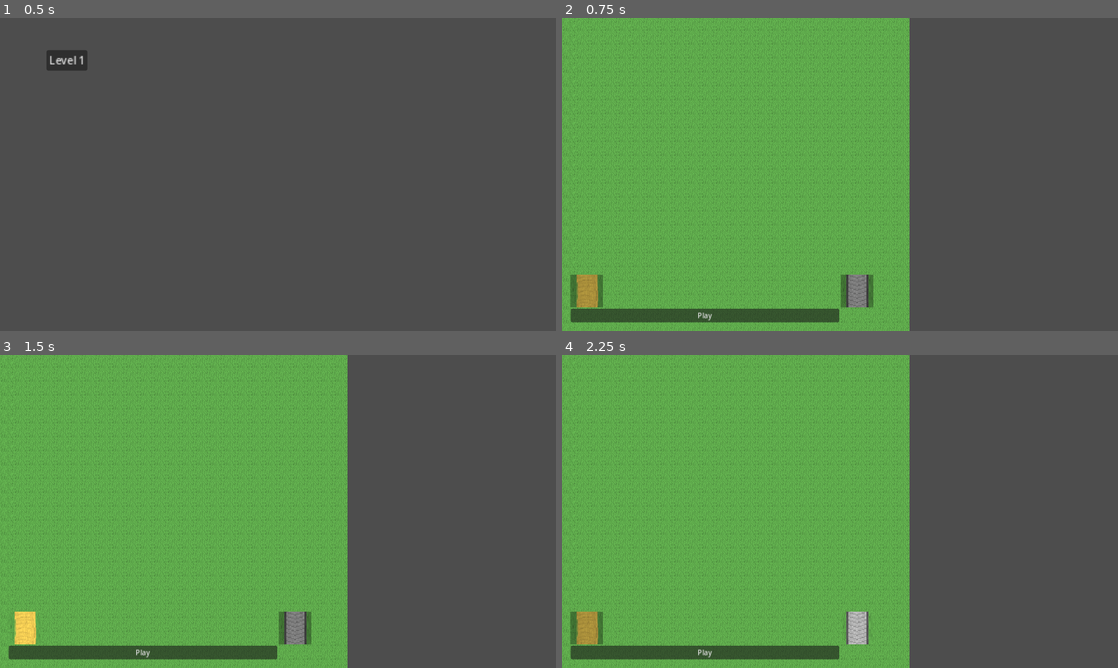
Above: before the commit, frames 1-4 (two rows, left to right).
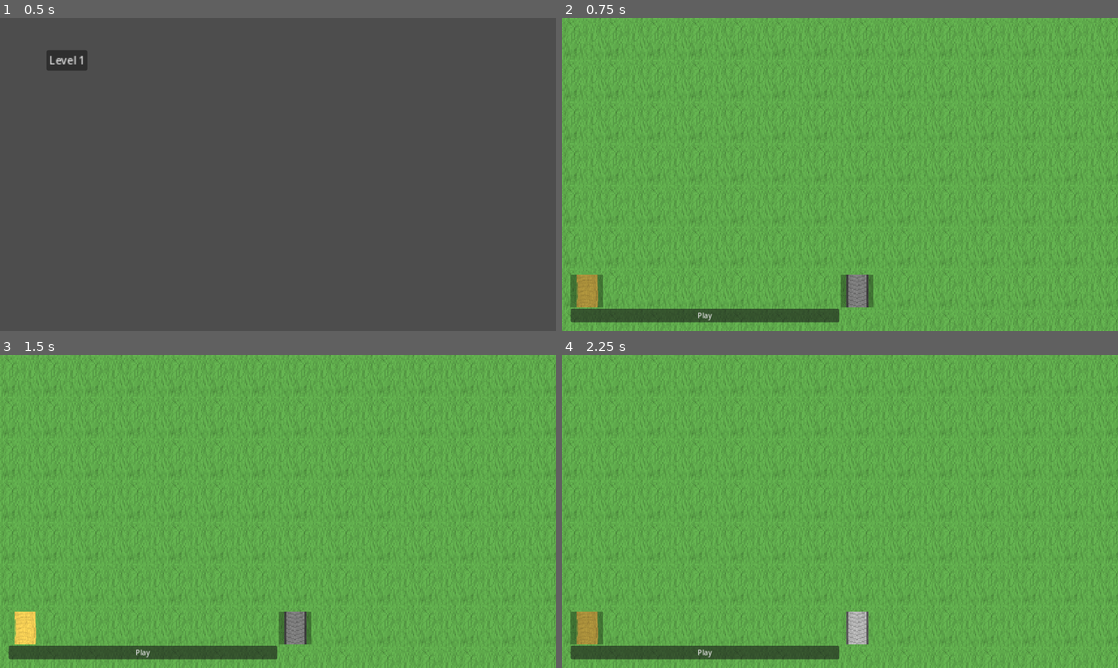
Above: after the commit, the same moments.

Repository: Luesewr/Road-Defense
Game: Godot game, scene res://main_menu.tscn
Two runs of this game, one before a commit and one after it. Both use one fixed random seed, a clock stepped at 60 frames per second and the inputs below.
Inputs (mouse positions are in pixels of both pictures, inside the frame that each line leads up to):
- Up to frame 1 (0.5 s): no input
- Up to frame 2 (0.75 s): click "Level 1" at 0.5 s
- Up to frame 3 (1.5 s): click (144, 627) at 1.25 s
- Up to frame 4 (2.25 s): click (973, 627) at 2 s

Frame 1 is identical in both runs. In frame 2, 41% of the frame differs, in the area x 0-100%, y 0-100%; in frame 3, 41%; in frame 4, 41%.

Commit message:
Refactored and added rotation

Diff:
--- a/Level_1.tscn
+++ b/Level_1.tscn
@@ -1,17 +1,18 @@
-[gd_scene load_steps=8 format=3 uid="uid://duovl5rl0w5fa"]
+[gd_scene load_steps=9 format=3 uid="uid://duovl5rl0w5fa"]
 
 [ext_resource type="Script" path="res://root_logic.gd" id="1_jm7f0"]
 [ext_resource type="Script" path="res://camera.gd" id="2_yw5f4"]
 [ext_resource type="Script" path="res://grid.gd" id="3_78gud"]
 [ext_resource type="Texture2D" uid="uid://c41b5b5s1xchi" path="res://Textures/basic_path.png" id="4_48s3h"]
 [ext_resource type="Script" path="res://control.gd" id="4_63irt"]
+[ext_resource type="Texture2D" uid="uid://cieioscrx6n54" path="res://Textures/arrow.png" id="4_av0fw"]
 [ext_resource type="Script" path="res://ui_tile_button.gd" id="5_uq4m3"]
 [ext_resource type="Texture2D" uid="uid://btsu3vtqmkjr4" path="res://Textures/conveyor_path.png" id="6_smq8y"]
 
 [node name="Level_1" type="Node"]
 script = ExtResource("1_jm7f0")
 
-[node name="Camera2D" type="Camera2D" parent="."]
+[node name="Camera" type="Camera2D" parent="."]
 position = Vector2(640, 360)
 position_smoothing_speed = 10.0
 drag_left_margin = 0.0
@@ -20,8 +21,16 @@
 drag_bottom_margin = 0.0
 script = ExtResource("2_yw5f4")
 
-[node name="Node2D" type="Node2D" parent="."]
+[node name="Grid" type="Node2D" parent="."]
 script = ExtResource("3_78gud")
+
+[node name="DirectionIndicator" type="TextureRect" parent="Grid"]
+visible = false
+z_index = 1
+texture_filter = 1
+pivot_offset = Vector2(16, 16)
+texture = ExtResource("4_av0fw")
+stretch_mode = 4
 
 [node name="CanvasLayer" type="CanvasLayer" parent="."]
 
@@ -60,7 +69,8 @@
 layout_mode = 2
 text = "Play"
 
-[connection signal="inside_control" from="CanvasLayer/ControlPanel" to="Node2D" method="_on_control_panel_inside_control"]
-[connection signal="outside_control" from="CanvasLayer/ControlPanel" to="Node2D" method="_on_control_panel_outside_control"]
+[connection signal="direction_changed" from="." to="Grid" method="_on_indicator_direction_changed"]
+[connection signal="inside_control" from="CanvasLayer/ControlPanel" to="Grid" method="_on_control_panel_inside_control"]
+[connection signal="outside_control" from="CanvasLayer/ControlPanel" to="Grid" method="_on_control_panel_outside_control"]
 [connection signal="pressed" from="CanvasLayer/ControlPanel/BasicPath" to="CanvasLayer/ControlPanel/BasicPath" method="_on_pressed"]
 [connection signal="pressed" from="CanvasLayer/ControlPanel/ConveyorBelt" to="CanvasLayer/ControlPanel/ConveyorBelt" method="_on_pressed"]
--- a/camera.gd
+++ b/camera.gd
@@ -4,17 +4,21 @@
 var prevCoords = null
 
 var MAX_ZOOM = Vector2(10, 10)
-var MIN_ZOOM = Vector2(0.2, 0.2)
+var MIN_ZOOM = Vector2(0.5, 0.5)
+var Grid: Node2D
 # Called when the node enters the scene tree for the first time.
 func _ready():
+	prevCoords = get_viewport().get_mouse_position()
+	Grid = get_node("../Grid")
 	set_process_input(true)
-	prevCoords = get_viewport().get_mouse_position()
 
 # Called every frame. 'delta' is the elapsed time since the previous frame.
 func _process(delta):
+	var position = get_viewport().get_mouse_position()
 	if rightMouseIsDown:
-		self.translate((prevCoords - get_viewport().get_mouse_position()) / self.zoom)
-	prevCoords = get_viewport().get_mouse_position()
+		self.translate((prevCoords - position) / self.zoom)
+		clamp_camera()
+	prevCoords = position
 
 func _input(event):
 	if event is InputEventMouseButton:
@@ -26,6 +30,14 @@
 		elif event.button_index == MOUSE_BUTTON_WHEEL_UP and self.zoom * 1.3 < MAX_ZOOM:
 			self.zoom *= 1.3
 			self.position += (0.3 * (get_global_mouse_position() - self.position))
+			clamp_camera()
 		elif event.button_index == MOUSE_BUTTON_WHEEL_DOWN and self.zoom / 1.3 > MIN_ZOOM:
 			self.zoom /= 1.3
 			self.position -= (0.3 / 1.3 * (get_global_mouse_position() - self.position))
+			clamp_camera()
+
+func clamp_camera():
+	var gridRect: Rect2 = Grid.get("gridRect")
+	var viewportRect = get_viewport_rect()
+	viewportRect.size /= self.zoom
+	self.position = self.position.clamp(gridRect.position + viewportRect.size / 2, gridRect.end - viewportRect.size / 2)
--- a/cell.gd
+++ b/cell.gd
@@ -1,3 +1,16 @@
 extends TextureRect
 
 @export var tileType: int = 0
+@export var direction: int = 0
+
+func set_tile_type(tileType: int):
+	self.tileType = tileType
+
+func get_tile_type():
+	return self.tileType
+
+func set_tile_direction(direction: int):
+	self.direction = direction
+
+func get_tile_direction():
+	return self.direction
--- a/control.gd
+++ b/control.gd
@@ -3,14 +3,14 @@
 signal inside_control
 signal outside_control
 
-var is_inside = false
+var isInside = false
 
 func _process(delta):
 	var pos = get_global_mouse_position()
 	var inside = Rect2(self.position, self.size).has_point(pos)
-	if !is_inside and inside:
-		is_inside = true
+	if !isInside and inside:
+		isInside = true
 		inside_control.emit()
-	elif is_inside and !inside:
-		is_inside = false
+	elif isInside and !inside:
+		isInside = false
 		outside_control.emit()
--- a/grid.gd
+++ b/grid.gd
@@ -3,106 +3,143 @@
 var GRID_SIZE = Vector2(25, 25)
 var HOVER_COLOR_ACCEPT = Color(0.0, 0.7, 0.0)
 var HOVER_COLOR_REJECT = Color(0.7, 0.0, 0.0)
+var HOVER_NONE = Color(1.0, 1.0, 1.0)
 var CELL_SCALAR = Vector2(3, 3)
-var CELL_SIZE: Vector2
+var CELL_SIZE: Vector2 = Vector2(32, 32) * CELL_SCALAR
 
-var cell_scene = preload("res://Cell.tscn")
+var cellScene = preload("res://Cell.tscn")
 
-var cells = []
+var cells: Array[TextureRect] = []
 var lastHoverIndex = 0
-var user_in_ui = false
+var userInUI = false
+var currentDirection: int = 0
 
 var rootNode: Node
-var textures
+var directionIndicator: TextureRect
+var textures: Dictionary
+@export var gridRect: Rect2 = Rect2(Vector2(0, 0), GRID_SIZE * CELL_SIZE)
 
-# Called when the node enters the scene tree for the first time.
 func _ready():
 	rootNode = self.get_owner()
 	textures = rootNode.get("textures")
+
+	directionIndicator = get_node("DirectionIndicator")
+
 	create_grid()
+
+	directionIndicator.size = CELL_SIZE
+	directionIndicator.pivot_offset = directionIndicator.size / 2
+
 	set_process_input(true)
 
-# Called every frame. 'delta' is the elapsed time since the previous frame.
-func _process(delta):
-	pass
+func create_grid():
+	var cell_instance = cellScene.instantiate()
 
-func create_grid():
-	var cell_instance = cell_scene.instantiate()
-
-	CELL_SIZE = cell_instance.get_texture().get_size()
+	CELL_SIZE = cell_instance.get_texture().get_size() * CELL_SCALAR
+	gridRect = Rect2(Vector2(0, 0), CELL_SIZE * GRID_SIZE)
 
 	for y in range(GRID_SIZE.y):
 		for x in range(GRID_SIZE.x):
 			var cell = cell_instance.duplicate()
 			cell.position = Vector2(x, y) * CELL_SIZE
 			cell.size = CELL_SIZE
+			cell.pivot_offset = CELL_SIZE / 2
 			add_child(cell)
 			cells.append(cell)
-#			var cell = TextureRect.new()
-#			cell.texture = textures[0]
-#			cell.texture_filter = CanvasItem.TEXTURE_FILTER_NEAREST
+
+func _input(event):
+	# Check for mouse movement
+	if event is InputEventMouseMotion and !userInUI:
+		process_hover()
+
+	if userInUI:
+		reset_modulation(lastHoverIndex)
+		directionIndicator.visible = false
+
+	if event is InputEventMouseButton and event.button_index == MOUSE_BUTTON_LEFT and event.is_pressed() and !userInUI:
+		place_cell()
+
+func process_hover():
+	# Get the mouse position
+	var position = get_global_mouse_position()
+	# If the mouse is within the cell grid set hover for its location
+	if gridRect.has_point(position):
+		# Hover over the index
+		var index = calc_cell_index_from_position(position)
+		set_hover(index)
+
+		directionIndicator.visible = true
+		directionIndicator.position = floor(position / CELL_SIZE) * CELL_SIZE
+
+	else:
+		reset_modulation(lastHoverIndex)
+		directionIndicator.visible = false
+
+func set_hover(index: int):
+	if lastHoverIndex != index:
+		reset_modulation(lastHoverIndex)
+
+	if get_selected_tile_type() == get_tile_type(index):
+		cells[index].modulate = HOVER_COLOR_REJECT
+	else:
+		cells[index].modulate = HOVER_COLOR_ACCEPT
+
+	var selected_tile_type = get_selected_tile_type()
+
+	if selected_tile_type != -1:
+		cells[index].texture = textures[selected_tile_type]
+		cells[index].rotation = dir_to_rad(currentDirection)
+	else:
+		reset_modulation(index)
+
+	lastHoverIndex = index
+
+func place_cell():
+	# Get the mouse position
+	var position = get_global_mouse_position()
+	# If the mouse is within the cell grid remove the hover effect of the last hovered cell and add the hover effect to the new hovered cell
+	if gridRect.has_point(position):
+		# Calculate the index
+		var index = calc_cell_index_from_position(position)
+		var selected_tile_type = get_selected_tile_type()
+
+		if selected_tile_type != -1:
+			set_tile_type(index, selected_tile_type)
+			set_tile_direction(index, currentDirection)
+
+func _on_control_panel_inside_control():
+	userInUI = true
+
+func _on_control_panel_outside_control():
+	userInUI = false
+
+func _on_indicator_direction_changed(direction):
+	currentDirection = direction
+	directionIndicator.rotation = dir_to_rad(direction)
+	process_hover()
 
 func get_selected_tile_type():
 	return rootNode.get_selected_tile_type()
 
-func get_tile_type(index):
-	return cells[index].get("tileType")
+func get_tile_type(index: int):
+	return cells[index].get_tile_type()
 
-func _input(event):
-	var rect = Rect2(Vector2(0, 0), CELL_SIZE * GRID_SIZE)
-	# Check for mouse movement
-	if event is InputEventMouseMotion and !user_in_ui:
-		# Get the mouse position
-		var position = get_global_mouse_position()
-		# If the mouse is within the cell grid remove the hover effect of the last hovered cell and add the hover effect to the new hovered cell
-		if rect.has_point(position):
-			# Calculate the index
-			var index = floor(position.x / CELL_SIZE.x) + floor(position.y / CELL_SIZE.y) * GRID_SIZE.x
+func set_tile_type(index: int, tileType: int):
+	cells[index].set_tile_type(tileType)
 
-			if lastHoverIndex != index and cells.size() > 0:
+func get_tile_direction(index: int):
+	return cells[index].get_tile_direction()
 
-				cells[lastHoverIndex].modulate = Color(1, 1, 1)
-				cells[lastHoverIndex].texture = textures[get_tile_type(lastHoverIndex)]
+func set_tile_direction(index: int, direction: int):
+	cells[index].set_tile_direction(direction)
 
-			if index < cells.size():
+func reset_modulation(index: int):
+	cells[index].modulate = HOVER_NONE
+	cells[index].texture = textures[get_tile_type(index)]
+	cells[index].rotation = dir_to_rad(get_tile_direction(index))
 
-				if get_selected_tile_type() != get_tile_type(index):
-					cells[index].modulate = HOVER_COLOR_ACCEPT
-				else:
-					cells[index].modulate = HOVER_COLOR_REJECT
+func calc_cell_index_from_position(position: Vector2):
+	return floor(position.x / CELL_SIZE.x) + floor(position.y / CELL_SIZE.y) * GRID_SIZE.x
 
-				var selected_tile = get_selected_tile_type()
-
-				if selected_tile != -1:
-					cells[index].texture = textures[selected_tile]
-				else:
-					cells[index].texture = textures[get_tile_type(index)]
-
-				lastHoverIndex = index
-		elif cells.size() > 0:
-
-			cells[lastHoverIndex].modulate = Color(1, 1, 1)
-			cells[lastHoverIndex].texture = textures[get_tile_type(lastHoverIndex)]
-
-	if user_in_ui:
-		cells[lastHoverIndex].modulate = Color(1, 1, 1)
-		cells[lastHoverIndex].texture = textures[get_tile_type(lastHoverIndex)]
-
-	if event is InputEventMouseButton and event.button_index == MOUSE_BUTTON_LEFT and event.is_pressed() and !user_in_ui:
-		# Get the mouse position
-		var position = get_global_mouse_position()
-		# If the mouse is within the cell grid remove the hover effect of the last hovered cell and add the hover effect to the new hovered cell
-		if rect.has_point(position):
-			# Calculate the index
-			var index = floor(position.x / CELL_SIZE.x) + floor(position.y / CELL_SIZE.y) * GRID_SIZE.x
-			var selected_tile = get_selected_tile_type()
-
-			if cells.size() > 0 and selected_tile != -1:
-				cells[index].set("tileType", get_selected_tile_type())
-
-func _on_control_panel_inside_control():
-	user_in_ui = true
-
-
-func _on_control_panel_outside_control():
-	user_in_ui = false
+func dir_to_rad(direction):
+	return direction * PI * 0.5
--- a/root_logic.gd
+++ b/root_logic.gd
@@ -8,16 +8,39 @@
 }
 
 @export var selectedNode: TextureButton = null
+@export var selectedDirection: int = 0
+
+var shiftActive = false
+
+signal direction_changed
+
+func _ready():
+	set_process_input(true)
+
+func _input(event):
+	if event is InputEventKey and event.keycode == KEY_SHIFT:
+		if event.is_pressed() and !shiftActive:
+			shiftActive = true
+		elif !event.is_pressed():
+			shiftActive = false
+	if event is InputEventKey and event.keycode == KEY_R and event.is_pressed():
+		if shiftActive:
+			selectedDirection = (selectedDirection - 1 + 4) % 4
+		else:
+			selectedDirection = (selectedDirection + 1) % 4
+		direction_changed.emit(selectedDirection)
+
 
 func set_selected(node):
+	# Dehighlight old selected
 	if selectedNode != null:
 		selectedNode.dehighlight()
-	if selectedNode == node:
+	# Select and highlight new node, select none if same tile was toggled twice in a row
+	if selectedNode != node:
+		selectedNode = node
+		selectedNode.highlight()
+	else:
 		selectedNode = null
-	else:
-		selectedNode = node
-	if selectedNode != null:
-		selectedNode.highlight()
 
 func get_selected():
 	return selectedNode
Binary file added: Textures/arrow.png
Not shown, added: Textures/arrow.png.import
Not shown, added: Textures/arrow.pdn
